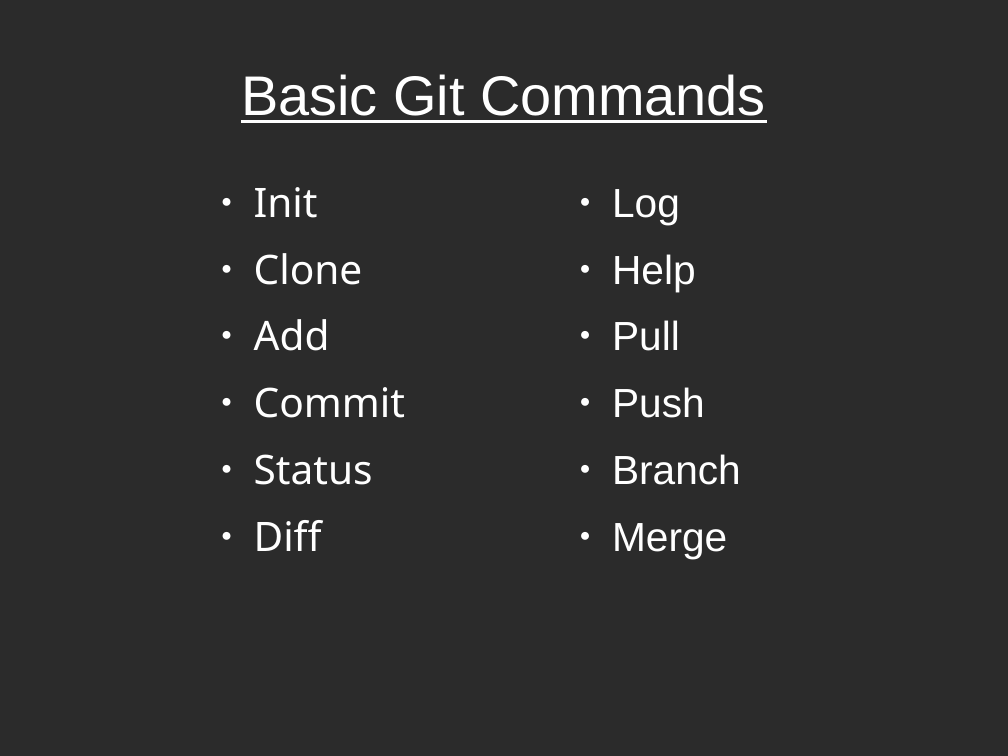
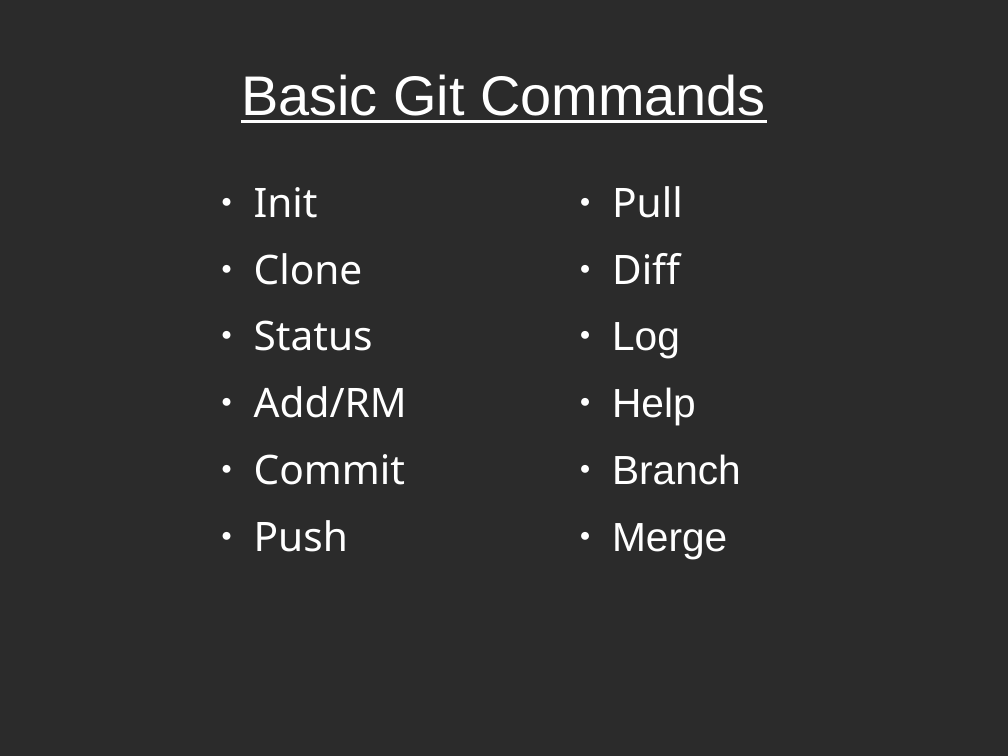
Before and after one commit to ECSIG/presentations, a slide deck: slide 1 of git_workshop/git_basic/Git Presentation.odp. Drawn at 1008x756 pixels with LibreOffice and Linux fonts; fonts in the diff are those of the drawing; background and template pictures are left out; a plain dark background stands for a picture behind light text. Boxes give left, top, right and bottom in pixels: in the first picture for what was removed or moved away, otherwise in the second. Text is boxed around its words. In the diff, an @@ line names an element or a change of style, - is before the commit and + after.

Commit message:
Final presentation.

```diff
--- a/git_workshop/git_basic/Git Presentation.odp
+++ b/git_workshop/git_basic/Git Presentation.odp
@@ text at <box>612,186,683,284</box>: paragraphs added @@
+● Pull
+● Diff
@@ text at <box>254,320,407,418</box>: text changed @@
-● Add
+● Status
+● Add/RM
@@ text at <box>612,320,705,418</box>: paragraphs removed @@
-● Pull
-● Push
@@ text at <box>254,520,348,552</box>: text changed @@
-● Status
-● Diff
+● Push
```
Also in this commit, not shown: 1 other slide changed, 15 slides added, 2 slides removed, 1 other file.
